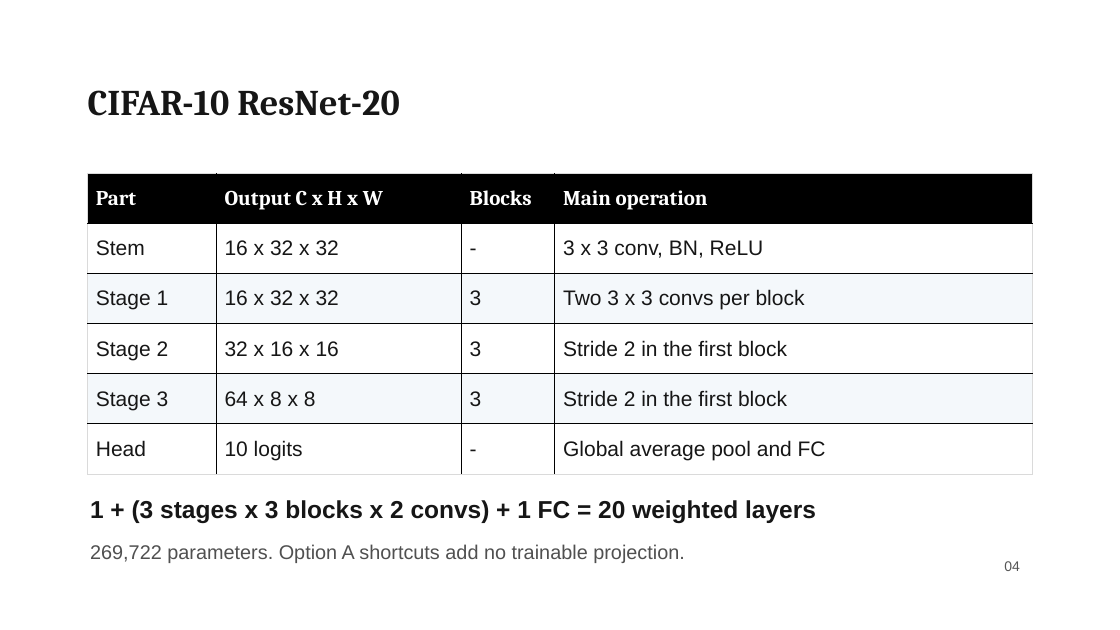
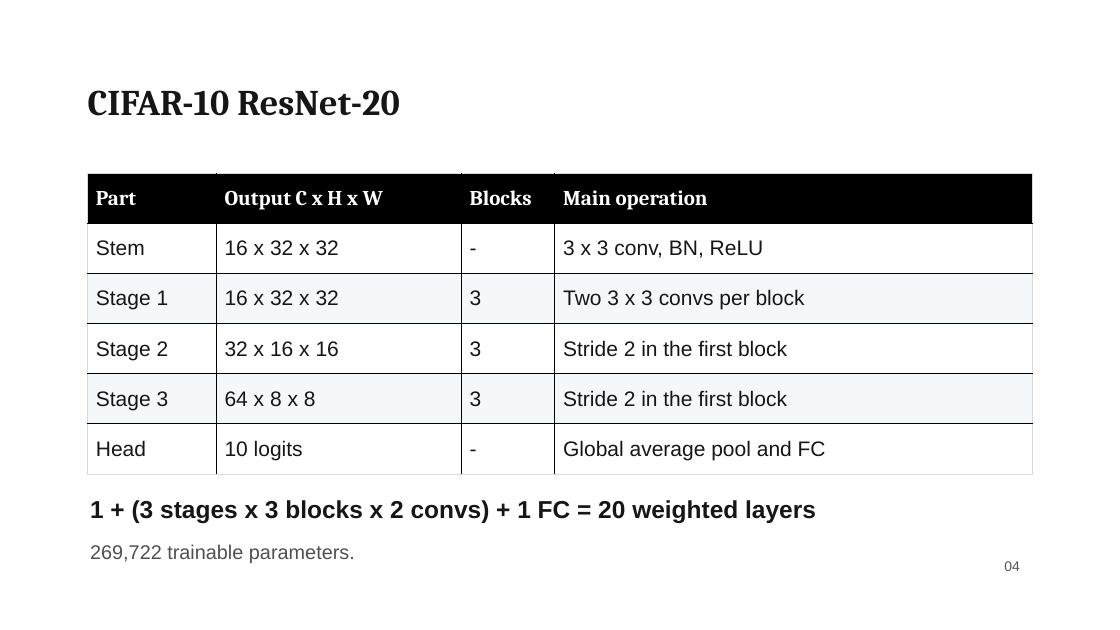
Before and after one commit to liuyanze910-svg/miae01-resnet-replication, a slide deck: slide 4 of docs/slides/week4_a_background_methods.pptx. Drawn at 1120x630 pixels with LibreOffice and Linux fonts; fonts in the diff are those of the drawing; background and template pictures are left out. Boxes give left, top, right and bottom in pixels: in the first picture for what was removed or moved away, otherwise in the second. Text is boxed around its words. In the diff, an @@ line names an element or a change of style, - is before the commit and + after.

```diff
--- a/docs/slides/week4_a_background_methods.pptx
+++ b/docs/slides/week4_a_background_methods.pptx
@@ text at box(90, 544, 355, 563): text changed @@
-269,722 parameters. Option A shortcuts add no trainable projection.
+269,722 trainable parameters.
```
Also in this commit, not shown: 2 other slides changed.
